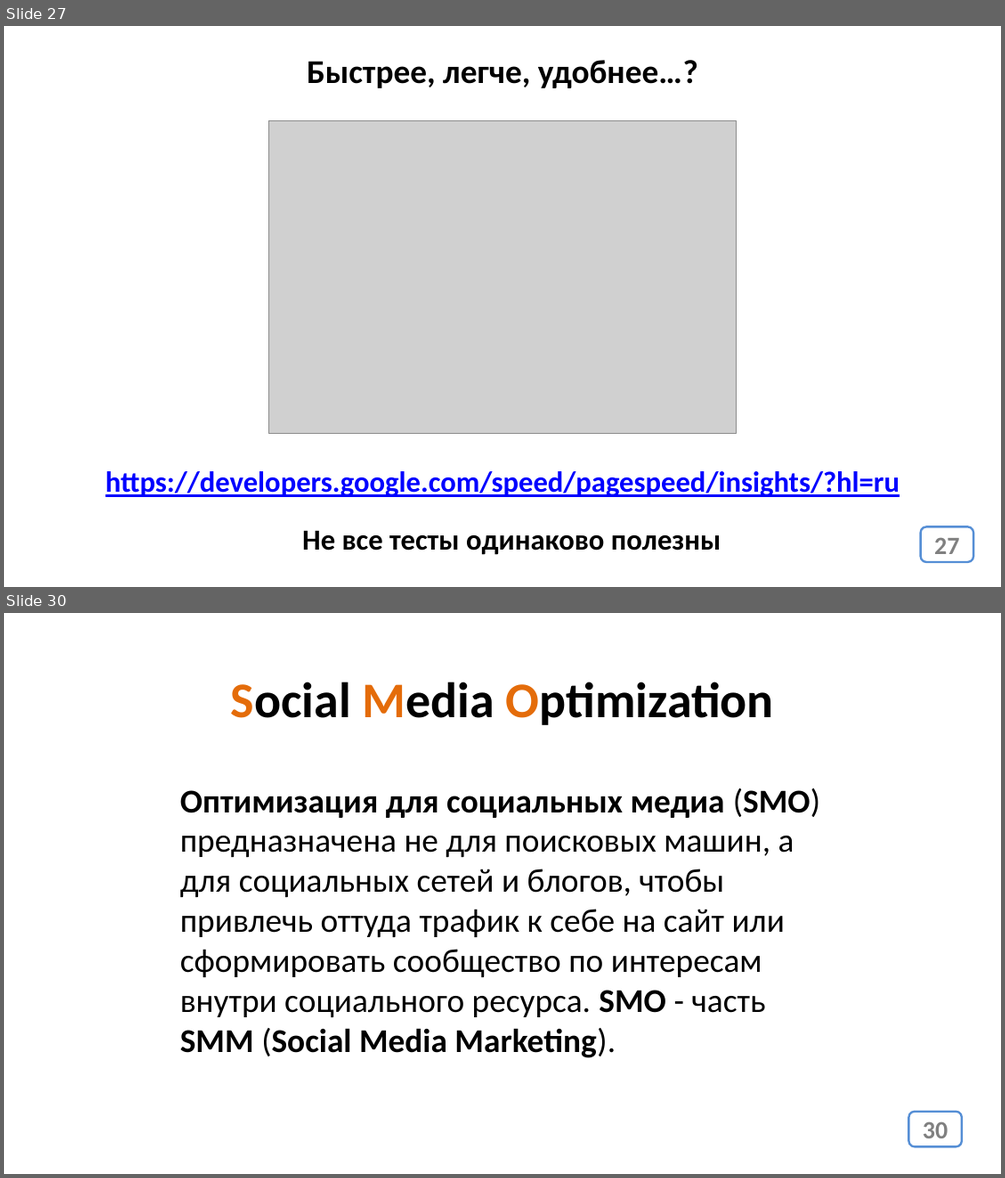
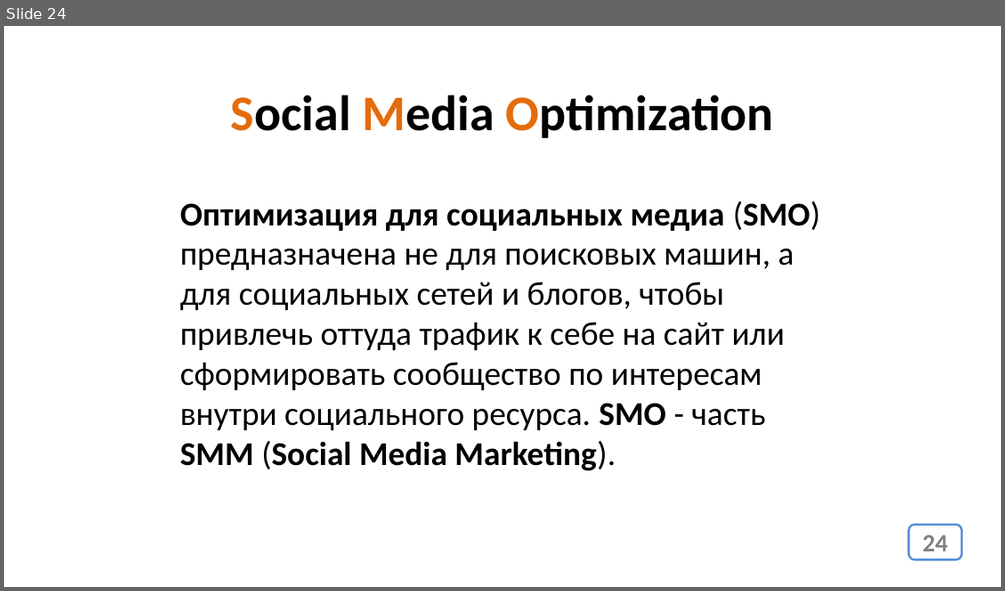
Before and after one commit to web37-ortdnipro/lesson14, a slide deck: lesson14.pptx. Shown one above the other, each under a label of ours: slides 27 and 30 before the commit, slide 24 after it; the slides between them are not shown. The pictures are 1005x1178 and 1005x591 pixels, drawn with LibreOffice and Linux fonts; fonts in the diff are those of the drawing; grey boxes stand for pictures. Boxes give left, top, right and bottom in pixels: in the first picture for what was removed or moved away, otherwise in the second. Text is boxed around its words. In the diff, an @@ line names an element or a change of style, - is before the commit and + after.

```diff
--- a/lesson14.pptx
+++ b/lesson14.pptx
@@ slide 27 removed at (4,26,1001,587), background #FFFFFF @@
@@ text removed at (307,60,698,88) @@
-Быстрее, легче, удобнее…?
@@ picture removed at (268,121,736,434) @@
@@ text removed at (105,471,899,497) @@
-https://developers.google.com/speed/pagespeed/insights/?hl=ru
@@ text removed at (302,530,721,555) @@
-Не все тесты одинаково полезны
@@ page number removed at (921,526,974,562) @@
-27
@@ what was slide 30 is now slide 24 @@
@@ page number at (922,534,947,551): text changed @@
-30
+24
```
Also in this commit, not shown: 2 slides changed, 5 other slides removed, 2 other files.
